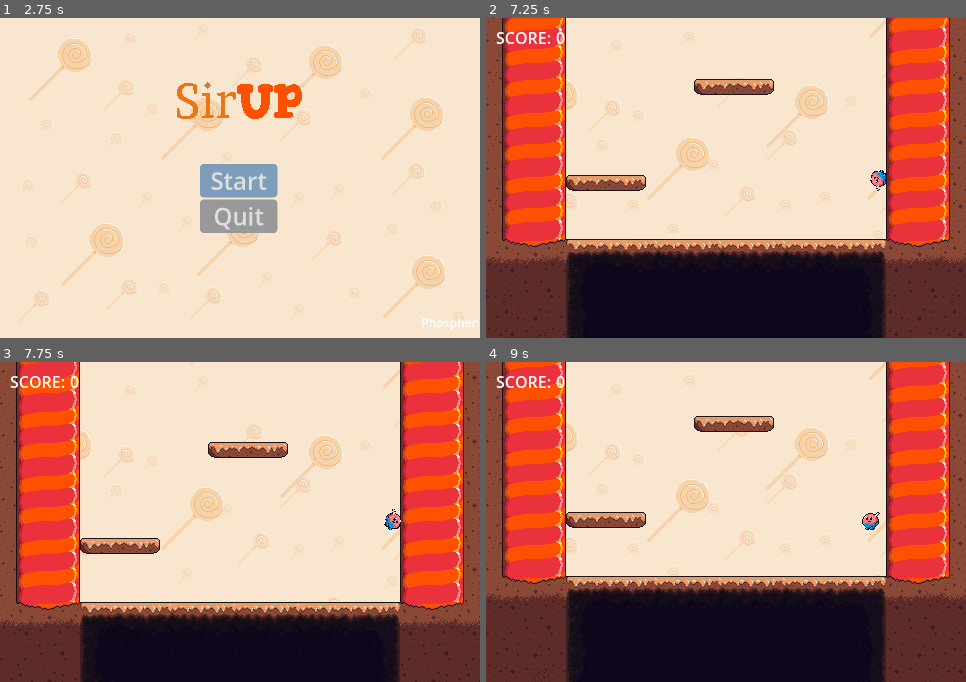
Above: before the commit, frames 1-4 (two rows, left to right).
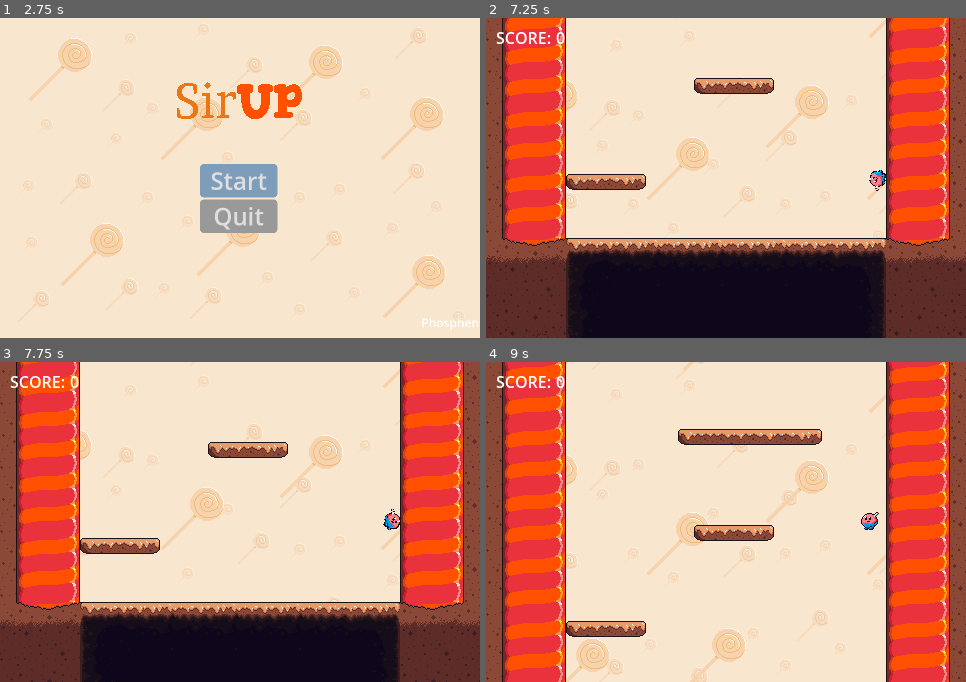
Above: after the commit, the same moments.

Repository: Phosphen/slide
Game: Godot game, scene res://Scenes/Levels/splash_screen.tscn
Two runs of this game, one before a commit and one after it. Both use one fixed random seed, a clock stepped at 60 frames per second and the inputs below.
Inputs (mouse positions are in pixels of both pictures, inside the frame that each line leads up to):
- Up to frame 1 (2.75 s): tap Enter at 0.5, 2 s; move the mouse to (216, 242) at 0.52 s; hold Up (jump) 0.53-1.28 s; hold Right (move_right) 0.53-2.03 s; tap Space at 1.25 s; move the mouse to (384, 226) at 1.27 s; tap Up (jump) at 1.35, 1.52, 1.82 s; move the mouse to (96, 130) at 2.02 s; hold Left (move_left) from 2.03 s (still down); hold Up (jump) from 2.03 s (still down)
- Up to frame 2 (7.25 s): release Left (move_left) at 2.75 s; release Up (jump) at 2.75 s; click "Start" at 2.75 s; move the mouse to (750, 178) at 3.52 s; hold Left (move_left) 3.53-5.03 s; tap Up (jump) at 3.6, 3.77, 4.07, 5.1, 5.27, 5.57, 6.6, 6.77, 7.07 s; move the mouse to (654, 98) at 4.27 s; hold Up (jump) 4.28-5.03 s; move the mouse to (831, 162) at 5.02 s; hold Right (move_right) from 5.03 s (still down); move the mouse to (630, 194) at 5.77 s; hold Up (jump) 5.78-6.53 s; move the mouse to (774, 107) at 6.52 s
- Up to frame 3 (7.75 s): keep holding Right (move_right); move the mouse to (216, 586) at 7.27 s; hold Up (jump) from 7.28 s (still down)
- Up to frame 4 (9 s): move the mouse to (870, 570) at 8.02 s; release Up (jump) at 8.03 s; tap Up (jump) at 8.1, 8.27, 8.57 s; move the mouse to (582, 474) at 8.77 s; release Right (move_right) at 8.78 s; hold Left (move_left) from 8.78 s (still down); hold Up (jump) from 8.78 s (still down)

Frame 1 is identical in both runs. In frame 2, 5.3% of the frame differs, in the area x 0-100%, y 0-100%; in frame 3, less than 0.1%; in frame 4, 54%.

Commit message:
feat: walls are spawned randomly on tilemap

Diff:
--- a/LevelGen/TileMap64.gd
+++ b/LevelGen/TileMap64.gd
@@ -1,6 +1,9 @@
 extends TileMap
 
 var wall_index = 0
+@export var normal_wall_weight = 70  # 70% chance to be a normal wall
+@export var jump_wall_weight = 15    # 15% chance to be a jump wall
+@export var fly_wall_weight = 15     # 15% chance to be a fly wall
 
 func _ready():
 	_spawn_next_batch()
@@ -11,12 +14,25 @@
 	wall_index += 10
 
 func _spawn_walls(index):
-	set_cell(0, Vector2i(0, index * -1), 2, Vector2i(0, 0))
-	set_cell(0, Vector2i(6, index * -1), 2, Vector2i(0, 0))
+	var rand_value = randi() % 100  # Get a random value between 0 and 99
+	var wall_type = 1
+	if rand_value < normal_wall_weight:
+		wall_type = 1
+		#return create_normal_wall(index)
+	elif rand_value < normal_wall_weight + jump_wall_weight:
+		wall_type = 4
+		#return create_jump_wall(index)
+	else:
+		wall_type = 5
+		#return create_fly_wall(index)
 
+	# left-right inner walls (aka gameplay walls)
+	set_cell(0, Vector2i(0, index * -1), 0, Vector2i(0, 0), wall_type)
+	set_cell(0, Vector2i(6, index * -1), 0, Vector2i(0, 0), wall_type)
+
+	# left-right outer walls (aka just fillers/never reachable)
 	set_cell(0, Vector2i(-1, index * -1), 2, Vector2i(4, 0))
 	set_cell(0, Vector2i(7, index * -1), 2, Vector2i(4, 0))
-
 
 func _on_player_reached_top():
 	# todo: clear lower batch
--- /dev/null
+++ b/LevelGen/Walls/default_wall.tscn
@@ -0,0 +1,29 @@
+[gd_scene load_steps=5 format=3 uid="uid://dauc37uwpt3b7"]
+
+[ext_resource type="Texture2D" uid="uid://ccihd8vd4uu3b" path="res://Assets/World/world-tileset.png" id="2_fq4ot"]
+
+[sub_resource type="RectangleShape2D" id="RectangleShape2D_qjkxt"]
+size = Vector2(66, 64)
+
+[sub_resource type="TileSetAtlasSource" id="TileSetAtlasSource_wjpl8"]
+texture = ExtResource("2_fq4ot")
+texture_region_size = Vector2i(64, 64)
+0:0/0 = 0
+
+[sub_resource type="TileSet" id="TileSet_3txyw"]
+tile_size = Vector2i(64, 64)
+sources/0 = SubResource("TileSetAtlasSource_wjpl8")
+
+[node name="Wall" type="StaticBody2D"]
+collision_layer = 17
+metadata/wall_type = "normal"
+
+[node name="CollisionShape2D" type="CollisionShape2D" parent="."]
+shape = SubResource("RectangleShape2D_qjkxt")
+
+[node name="TileMap" type="TileMap" parent="."]
+texture_filter = 1
+position = Vector2(-32, -32)
+tile_set = SubResource("TileSet_3txyw")
+format = 2
+layer_0/tile_data = PackedInt32Array(0, 0, 0)
--- /dev/null
+++ b/LevelGen/Walls/fly_wall.tscn
@@ -0,0 +1,30 @@
+[gd_scene load_steps=5 format=3 uid="uid://dt8k5qow2u6mp"]
+
+[ext_resource type="Texture2D" uid="uid://ccihd8vd4uu3b" path="res://Assets/World/world-tileset.png" id="1_0dbp1"]
+
+[sub_resource type="RectangleShape2D" id="RectangleShape2D_qjkxt"]
+size = Vector2(66, 64)
+
+[sub_resource type="TileSetAtlasSource" id="TileSetAtlasSource_wjpl8"]
+texture = ExtResource("1_0dbp1")
+texture_region_size = Vector2i(64, 64)
+0:0/0 = 0
+
+[sub_resource type="TileSet" id="TileSet_3txyw"]
+tile_size = Vector2i(64, 64)
+sources/0 = SubResource("TileSetAtlasSource_wjpl8")
+
+[node name="Wall" type="StaticBody2D"]
+modulate = Color(0.152941, 0.196078, 1, 1)
+collision_layer = 17
+metadata/wall_type = "fly"
+
+[node name="CollisionShape2D" type="CollisionShape2D" parent="."]
+shape = SubResource("RectangleShape2D_qjkxt")
+
+[node name="TileMap" type="TileMap" parent="."]
+texture_filter = 1
+position = Vector2(-32, -32)
+tile_set = SubResource("TileSet_3txyw")
+format = 2
+layer_0/tile_data = PackedInt32Array(0, 0, 0)
--- /dev/null
+++ b/LevelGen/Walls/jump_wall.tscn
@@ -0,0 +1,30 @@
+[gd_scene load_steps=5 format=3 uid="uid://cs1kvxlf6xe5l"]
+
+[ext_resource type="Texture2D" uid="uid://ccihd8vd4uu3b" path="res://Assets/World/world-tileset.png" id="1_aaksf"]
+
+[sub_resource type="RectangleShape2D" id="RectangleShape2D_qjkxt"]
+size = Vector2(66, 64)
+
+[sub_resource type="TileSetAtlasSource" id="TileSetAtlasSource_wjpl8"]
+texture = ExtResource("1_aaksf")
+texture_region_size = Vector2i(64, 64)
+0:0/0 = 0
+
+[sub_resource type="TileSet" id="TileSet_3txyw"]
+tile_size = Vector2i(64, 64)
+sources/0 = SubResource("TileSetAtlasSource_wjpl8")
+
+[node name="Wall" type="StaticBody2D"]
+modulate = Color(0.203922, 1, 0, 1)
+collision_layer = 17
+metadata/wall_type = "jump"
+
+[node name="CollisionShape2D" type="CollisionShape2D" parent="."]
+shape = SubResource("RectangleShape2D_qjkxt")
+
+[node name="TileMap" type="TileMap" parent="."]
+texture_filter = 1
+position = Vector2(-32, -32)
+tile_set = SubResource("TileSet_3txyw")
+format = 2
+layer_0/tile_data = PackedInt32Array(0, 0, 0)
--- a/LevelGen/main.tscn
+++ b/LevelGen/main.tscn
@@ -7,12 +7,15 @@
 [ext_resource type="PackedScene" uid="uid://dvjodc5t5wxm1" path="res://Scenes/Player/player.tscn" id="4_rsqvq"]
 [ext_resource type="PackedScene" uid="uid://ckqfa8aki05qq" path="res://Scenes/Score/score.tscn" id="5_ahuf4"]
 [ext_resource type="Texture2D" uid="uid://ccihd8vd4uu3b" path="res://Assets/World/world-tileset.png" id="5_biry0"]
+[ext_resource type="PackedScene" uid="uid://dauc37uwpt3b7" path="res://LevelGen/Walls/default_wall.tscn" id="5_k0ebf"]
 [ext_resource type="Script" path="res://LevelGen/TileMap64.gd" id="6_b86c7"]
 [ext_resource type="PackedScene" uid="uid://b4wc07be030nk" path="res://Scenes/Levels/world_parallax_bg.tscn" id="6_klvki"]
+[ext_resource type="PackedScene" uid="uid://dt8k5qow2u6mp" path="res://LevelGen/Walls/fly_wall.tscn" id="6_ohmwv"]
+[ext_resource type="PackedScene" uid="uid://cs1kvxlf6xe5l" path="res://LevelGen/Walls/jump_wall.tscn" id="7_300dx"]
 [ext_resource type="Script" path="res://LevelGen/TileMap16.gd" id="7_nkjbs"]
 [ext_resource type="PackedScene" uid="uid://ch4swdhnac0ml" path="res://LevelGen/Platforms/static_platform.tscn" id="7_w3oat"]
 [ext_resource type="Script" path="res://LevelGen/UI.gd" id="8_4y185"]
-[ext_resource type="PackedScene" uid="uid://c7xdjuymk7qa3" path="res://Scenes/Levels/game_over_menu.tscn" id="8_a4cpu"]
+[ext_resource type="PackedScene" path="res://Scenes/Levels/game_over_menu.tscn" id="8_a4cpu"]
 [ext_resource type="PackedScene" uid="uid://6bradx7kcacn" path="res://LevelGen/Platforms/large_platform.tscn" id="8_ev0p5"]
 
 [sub_resource type="TileMapPattern" id="TileMapPattern_hjs2i"]
@@ -20,6 +23,12 @@
 
 [sub_resource type="TileMapPattern" id="TileMapPattern_moafg"]
 tile_data = PackedInt32Array(0, 0, 0, 2, 131072, 0, 4, 262144, 0)
+
+[sub_resource type="TileSetScenesCollectionSource" id="TileSetScenesCollectionSource_enbxi"]
+resource_name = "Walls"
+scenes/1/scene = ExtResource("5_k0ebf")
+scenes/4/scene = ExtResource("6_ohmwv")
+scenes/5/scene = ExtResource("7_300dx")
 
 [sub_resource type="TileSetAtlasSource" id="TileSetAtlasSource_d24xf"]
 resource_name = "World64"
@@ -53,7 +62,6 @@
 6:0/0/physics_layer_0/linear_velocity = Vector2(0, 0)
 6:0/0/physics_layer_0/angular_velocity = 0.0
 6:0/0/physics_layer_0/polygon_0/points = PackedVector2Array(-32, -32, 32, -32, 32, 32, -32, 32)
-6:0/0/physics_layer_0/polygon_0/one_way = true
 7:0/0 = 0
 7:0/0/physics_layer_0/linear_velocity = Vector2(0, 0)
 7:0/0/physics_layer_0/angular_velocity = 0.0
@@ -92,6 +100,7 @@
 tile_size = Vector2i(64, 64)
 physics_layer_0/collision_layer = 1
 sources/2 = SubResource("TileSetAtlasSource_d24xf")
+sources/0 = SubResource("TileSetScenesCollectionSource_enbxi")
 pattern_0 = SubResource("TileMapPattern_hjs2i")
 pattern_1 = SubResource("TileMapPattern_moafg")
 
@@ -99,7 +108,7 @@
 tile_data = PackedInt32Array(0, 4194304, 0, 1, 4259840, 0, 2, 4325376, 0, 3, 4390912, 0, 4, 4456448, 0)
 
 [sub_resource type="TileSetScenesCollectionSource" id="TileSetScenesCollectionSource_nl0n2"]
-resource_name = "Platforn"
+resource_name = "Platforms"
 scenes/1/scene = ExtResource("7_w3oat")
 scenes/2/scene = ExtResource("2_0q4u1")
 scenes/4/scene = ExtResource("8_ev0p5")
@@ -133,7 +142,7 @@
 position = Vector2(16, 0)
 tile_set = SubResource("TileSet_fb0bi")
 format = 2
-layer_0/tile_data = PackedInt32Array(65542, 65538, 0, 131078, 196610, 0, 196614, 196610, 0, 262150, 196610, 0, 131072, 327682, 0, 196608, 196610, 0, 262144, 196610, 0, 262145, 851970, 0, 262146, 917506, 0, 262147, 917506, 0, 262148, 917506, 0, 262149, 983042, 0, 196610, 458754, 0, 196611, 458754, 0, 196612, 458754, 0, 131074, 458754, 0, 131075, 458754, 0, 131076, 458754, 0, 196609, 720898, 0, 196613, 786434, 0, 131077, 786434, 0, 131073, 720898, 0, 65537, 524290, 0, 65538, 589826, 0, 65539, 589826, 0, 65540, 589826, 0, 65541, 655362, 0, 131079, 327682, 0, 196615, 196610, 0, 262151, 196610, 0, 327687, 327682, 0, 327686, 327682, 0, 327685, 196610, 0, 327684, 196610,  …(892 unchanged characters)…
+layer_0/tile_data = PackedInt32Array(65542, 65538, 0, 131078, 196610, 0, 196614, 196610, 0, 262150, 393218, 0, 131072, 327682, 0, 196608, 196610, 0, 262144, 196610, 0, 262145, 851970, 0, 262146, 917506, 0, 262147, 917506, 0, 262148, 917506, 0, 262149, 983042, 0, 196610, 458754, 0, 196611, 458754, 0, 196612, 458754, 0, 131074, 458754, 0, 131075, 458754, 0, 131076, 458754, 0, 196609, 720898, 0, 196613, 786434, 0, 131077, 786434, 0, 131073, 720898, 0, 65537, 524290, 0, 65538, 589826, 0, 65539, 589826, 0, 65540, 589826, 0, 65541, 655362, 0, 131079, 327682, 0, 196615, 196610, 0, 262151, 196610, 0, 327687, 327682, 0, 327686, 196610, 0, 327685, 196610, 0, 327684, 196610,  …(892 unchanged characters)…
 script = ExtResource("6_b86c7")
 
 [node name="PlatformSpawner16" type="TileMap" parent="."]
Not shown: 1 places in LevelGen/main.tscn that only renumber resources
